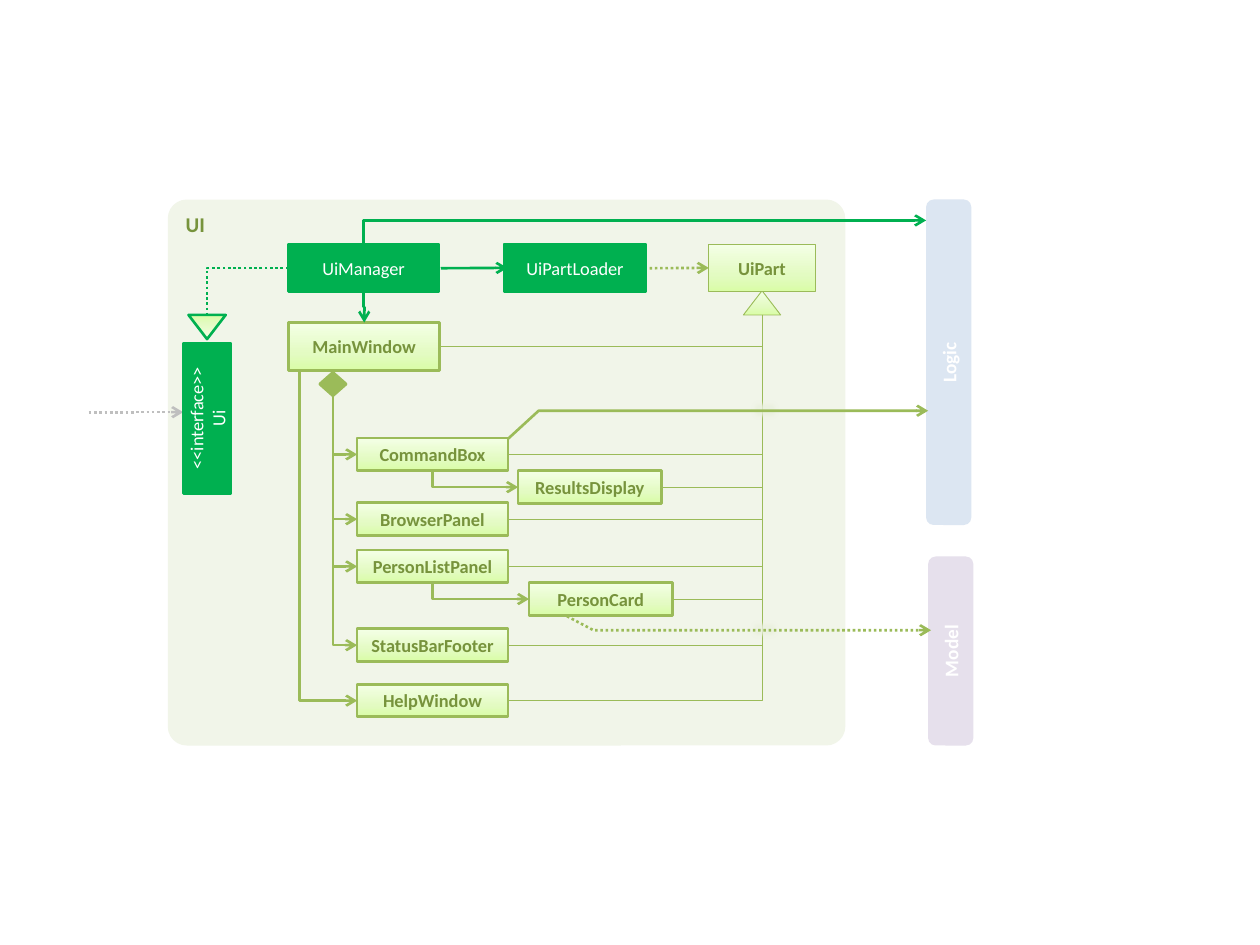
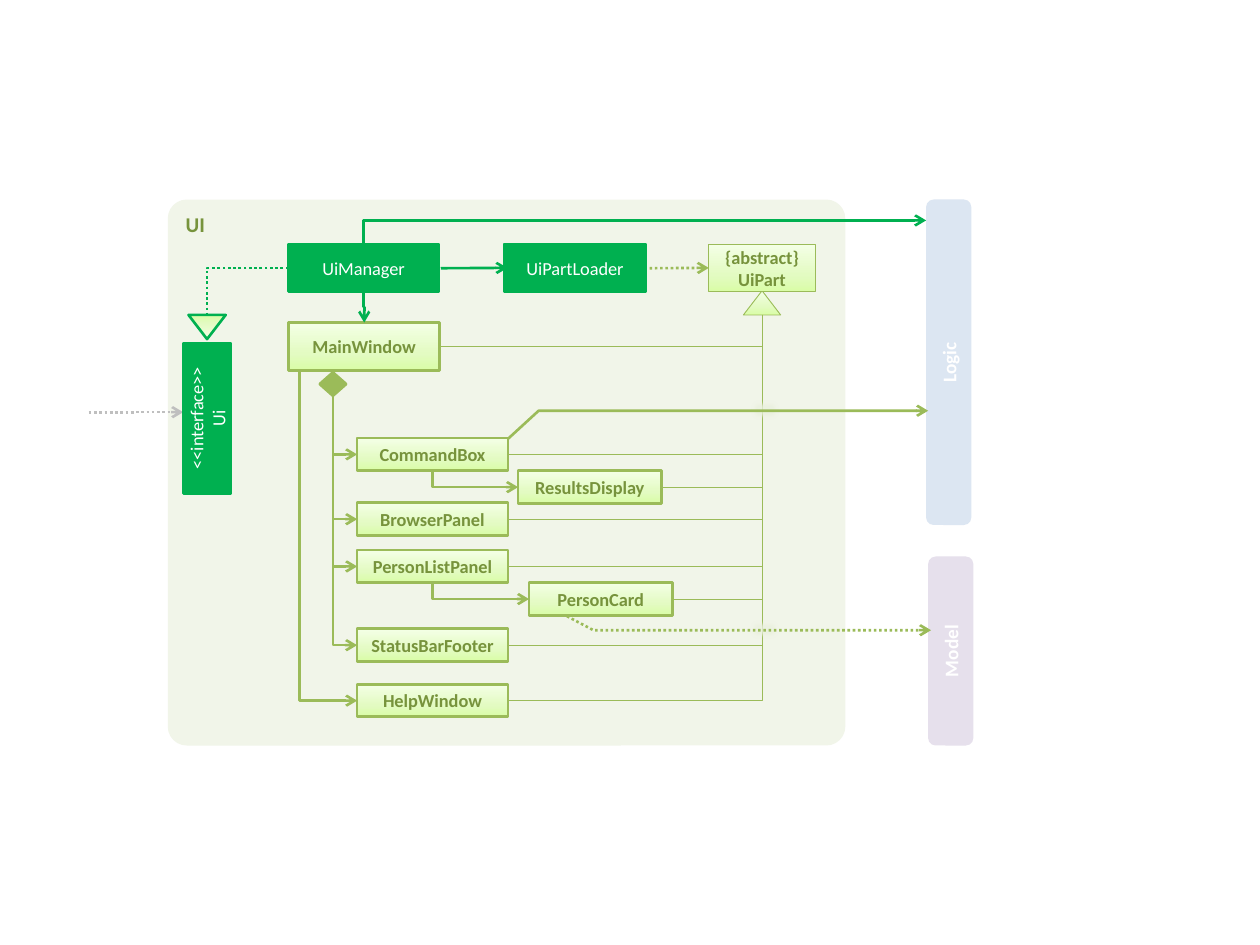
Before and after one commit to se-edu/addressbook-level4, a slide deck: slide 4 of docs/diagrams/Diagrams.pptx (slide 3 before the commit). Drawn at 1260x945 pixels with LibreOffice and Linux fonts; fonts in the diff are those of the drawing. Boxes give left, top, right and bottom in pixels: in the first picture for what was removed or moved away, otherwise in the second. Text is boxed around its words. In the diff, an @@ line names an element or a change of style, - is before the commit and + after.

```diff
--- a/docs/diagrams/Diagrams.pptx
+++ b/docs/diagrams/Diagrams.pptx
@@ text in rectangle at <box>725,251,799,286</box>: text changed @@
-UiPart
+{abstract}
+UiPart
```
Also in this commit, not shown: 3 other slides changed, 2 slides added, 4 other files.
